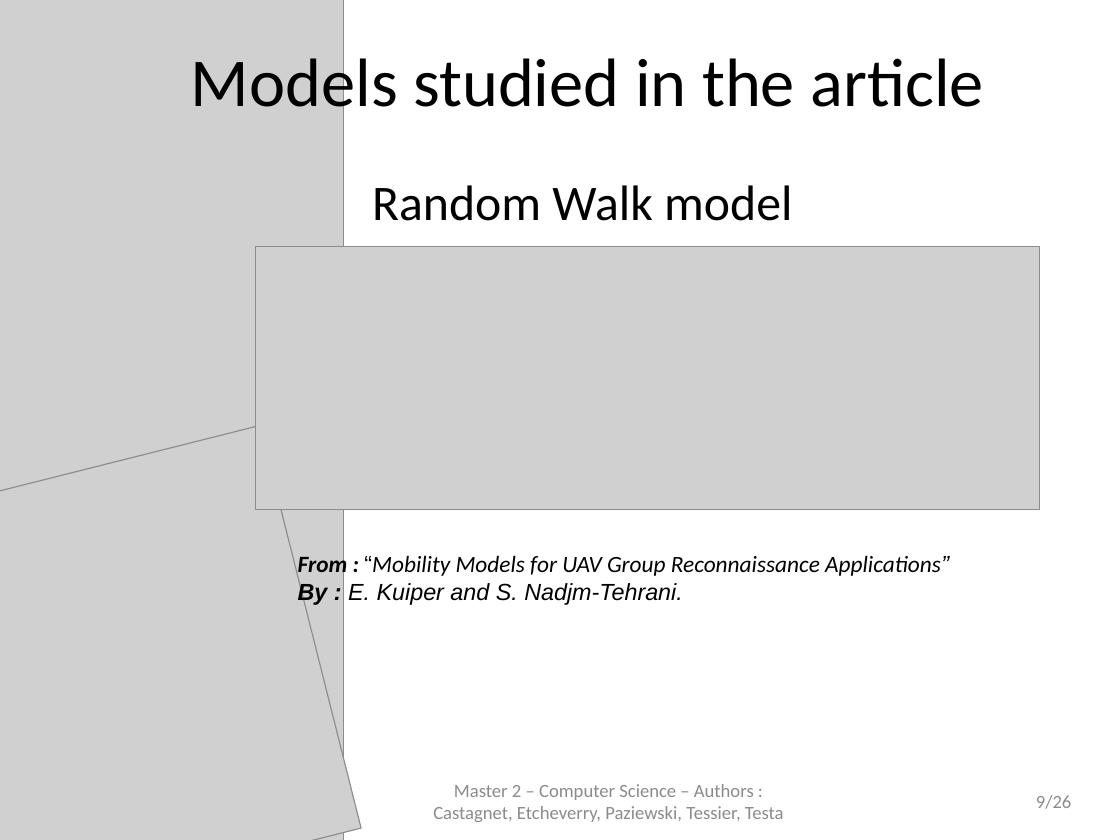
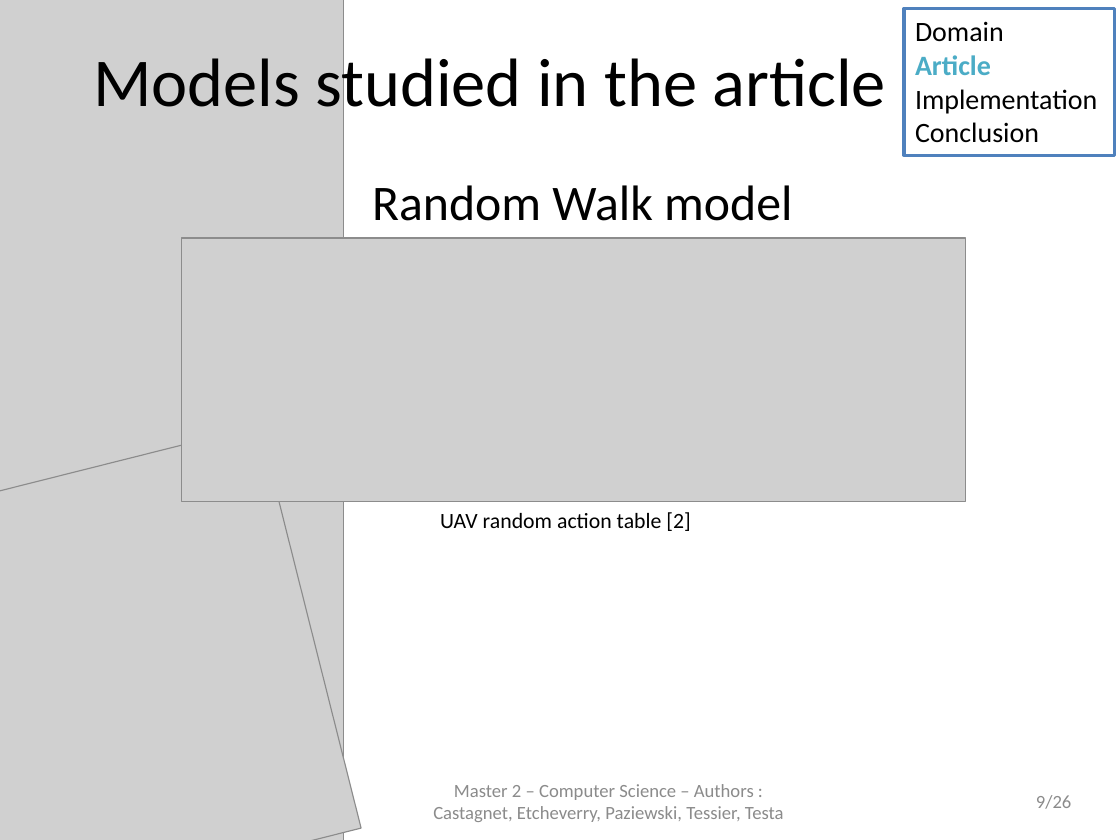
Before and after one commit to jetcheve/M2_PER_MMUAVGRA, a slide deck: slide 9 of ressources/presentation/PresentationPER_Desbarats_V3.pptx. Drawn at 1120x840 pixels with LibreOffice and Linux fonts; fonts in the diff are those of the drawing; grey boxes stand for pictures; background and template pictures are left out. Boxes give left, top, right and bottom in pixels: in the first picture for what was removed or moved away, otherwise in the second. Text is boxed around its words. In the diff, an @@ line names an element or a change of style, - is before the commit and + after.

```diff
--- a/ressources/presentation/PresentationPER_Desbarats_V3.pptx
+++ b/ressources/presentation/PresentationPER_Desbarats_V3.pptx
@@ rectangle added at [904,8,1114,155], outline #4F81BD 2 pt, 18 pt, text #000000 @@
+Domain
+Article
+Implementation
+Conclusion
@@ text "Models studied in the article": place and size @@
-text "Models studied in the article" at [191,50,983,123]
+text "Models studied in the article" at [93,50,886,123]
@@ picture: place and size @@
-picture at [255,246,1039,510]
+picture at [181,237,965,501]
@@ text at [440,512,690,531]: text changed; size 15 to 14 pt; italic off @@
-From : “Mobility Models for UAV Group Reconnaissance Applications”
-By : E. Kuiper and S. Nadjm-Tehrani.
+UAV random action table [2]
```
Also in this commit, not shown: 24 other slides changed, 1 other file.
